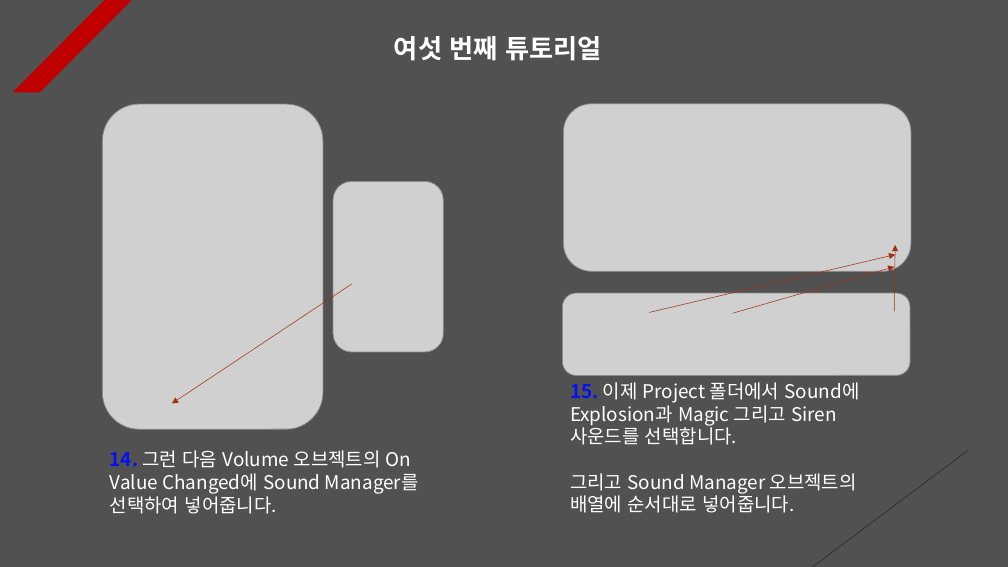
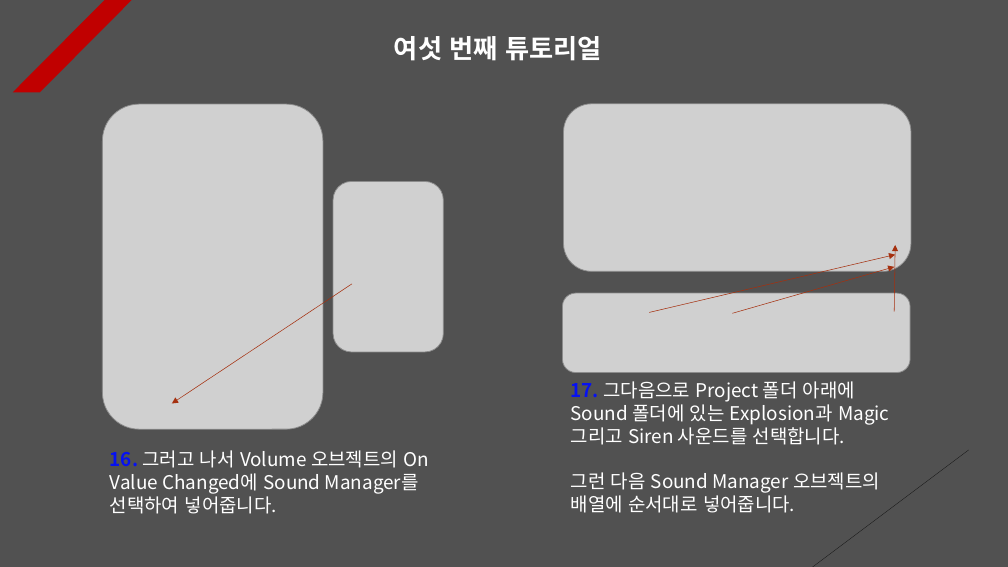
Before and after one commit to Unity2033/3D-UnityEngine, a slide deck: slide 7 of Assets/Class/Sound/PPT Data/Sound Example.pptx. Drawn at 1008x567 pixels with LibreOffice and Linux fonts; fonts in the diff are those of the drawing; grey boxes stand for pictures. Boxes give left, top, right and bottom in pixels: in the first picture for what was removed or moved away, otherwise in the second. Text is boxed around its words. In the diff, an @@ line names an element or a change of style, - is before the commit and + after.

```diff
--- a/Assets/Class/Sound/PPT Data/Sound Example.pptx
+++ b/Assets/Class/Sound/PPT Data/Sound Example.pptx
@@ text at (x1=571, y1=381, x2=889, y2=513): text changed @@
-15. 이제 Project 폴더에서 Sound에 Explosion과 Magic 그리고 Siren 사운드를 선택합니다.
-그리고 Sound Manager 오브젝트의 배열에 순서대로 넣어줍니다.
+17. 그다음으로 Project 폴더 아래에 Sound 폴더에 있는 Explosion과 Magic 그리고 Siren 사운드를 선택합니다.
+그런 다음 Sound Manager 오브젝트의 배열에 순서대로 넣어줍니다.
@@ text at (x1=110, y1=450, x2=429, y2=514): text changed @@
-14. 그런 다음 Volume 오브젝트의 On Value Changed에 Sound Manager를 선택하여 넣어줍니다.
+16. 그러고 나서 Volume 오브젝트의 On Value Changed에 Sound Manager를 선택하여 넣어줍니다.
```
Also in this commit, not shown: 5 other slides changed, 23 other files.
